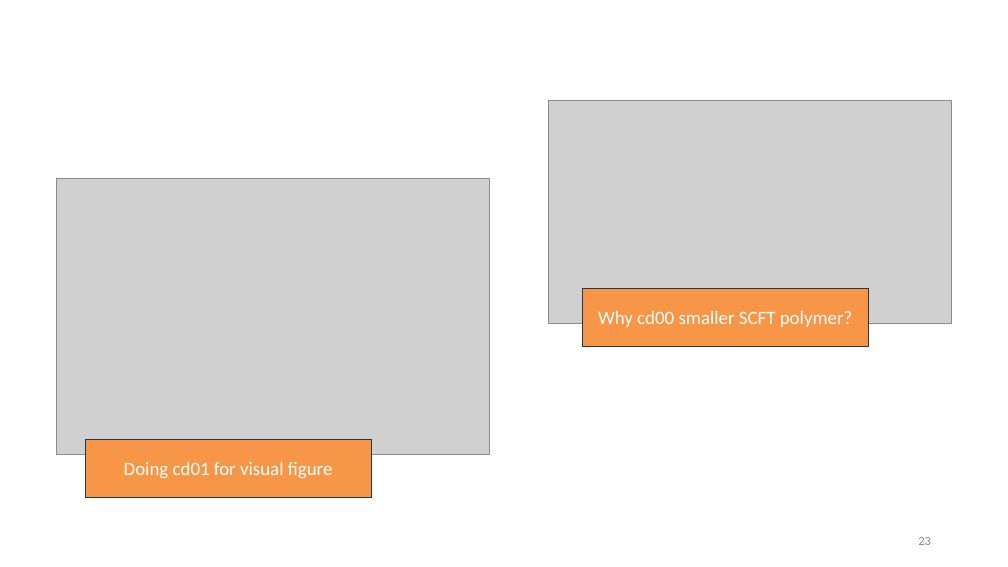
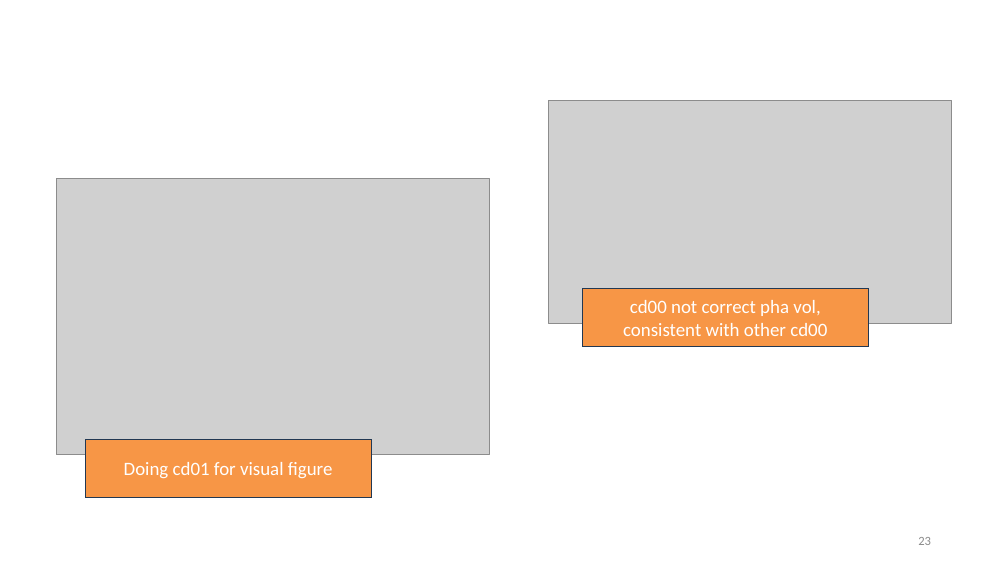
Before and after one commit to tyokokur/presentations, a slide deck: slide 23 of NAF.pptx. Drawn at 1008x567 pixels with LibreOffice and Linux fonts; fonts in the diff are those of the drawing; grey boxes stand for pictures; background and template pictures are left out. Boxes give left, top, right and bottom in pixels: in the first picture for what was removed or moved away, otherwise in the second. Text is boxed around its words. In the diff, an @@ line names an element or a change of style, - is before the commit and + after.

Commit message:
autocommit

```diff
--- a/NAF.pptx
+++ b/NAF.pptx
@@ text in rectangle at (x1=623, y1=300, x2=827, y2=336): text changed @@
-Why cd00 smaller SCFT polymer?
+cd00 not correct pha vol, consistent with other cd00
```
